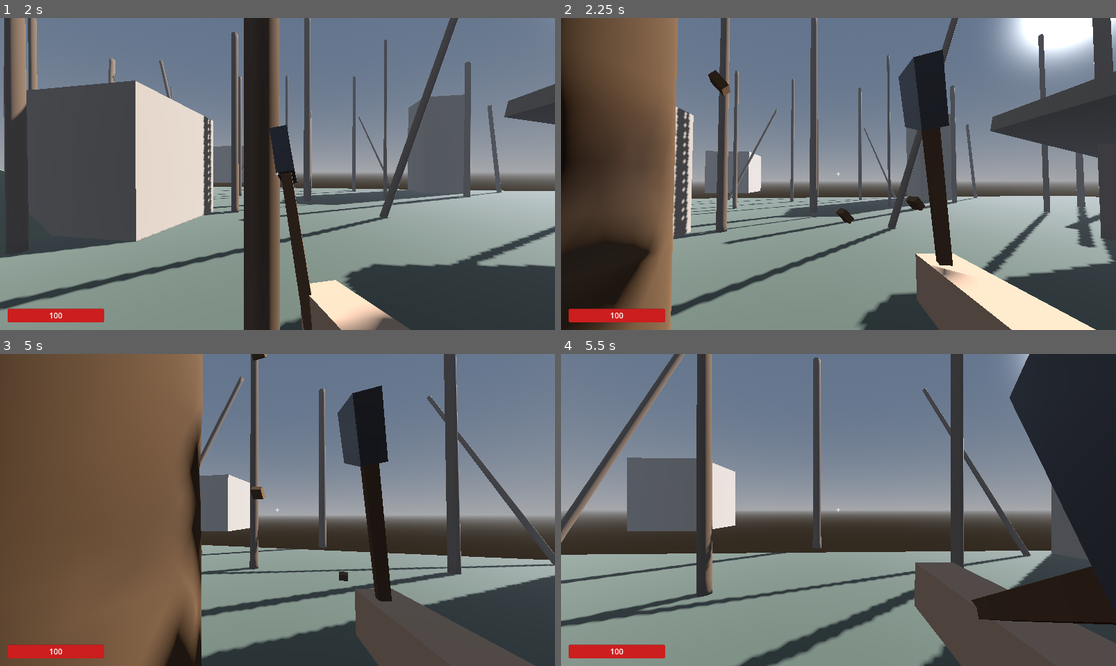
Above: before the commit, frames 1-4 (two rows, left to right).
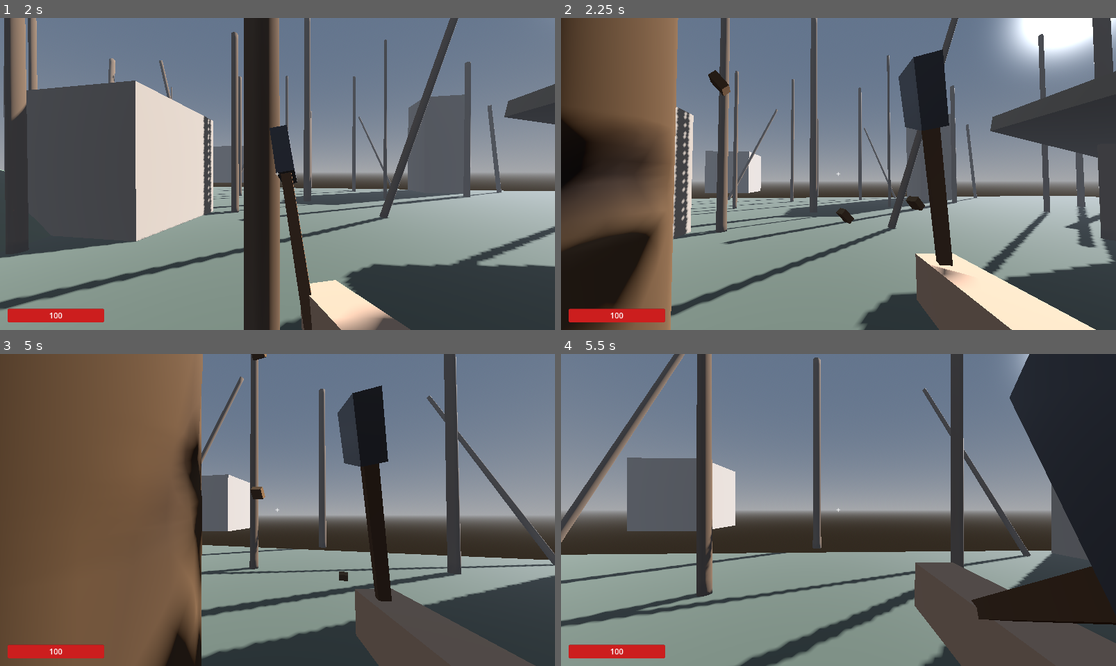
Above: after the commit, the same moments.

Repository: 9xxdpxx6/the-last-logger-v1
Game: Godot game, scene res://scenes/world.tscn
Two runs of this game, one before a commit and one after it. Both use one fixed random seed, a clock stepped at 60 frames per second and the inputs below.
Inputs (mouse positions are in pixels of both pictures, inside the frame that each line leads up to):
- Up to frame 1 (2 s): tap Enter at 0.5 s; move the mouse to (305, 174) at 0.52 s; hold Shift (run) 0.53-1.28 s; hold W (move_forward) from 0.53 s (still down); click (305, 174) at 0.77 s; click (305, 174) at 0.8 s; click (305, 174) at 1.07 s; move the mouse to (249, 174) at 1.27 s; click (249, 174) at 1.35 s; click (249, 174) at 1.52 s; tap Shift (run) at 1.55 s; click (249, 174) at 1.82 s
- Up to frame 2 (2.25 s): keep holding W (move_forward); move the mouse to (849, 167) at 2.02 s; hold E (interact) from 2.03 s (still down)
- Up to frame 3 (5 s): keep holding W (move_forward); click (288, 503) at 2.3 s; move the mouse to (271, 516) at 2.77 s; release E (interact) at 2.78 s; tap Shift (run) at 2.85, 4.35 s; click (271, 516) at 3.02 s; click (271, 516) at 3.32 s; move the mouse to (316, 513) at 3.52 s; hold Q 3.53-4.28 s; click (316, 513) at 3.77 s; click (316, 513) at 3.8 s; click (316, 513) at 4.07 s; move the mouse to (233, 506) at 4.27 s; click (233, 506) at 4.52 s; click (233, 506) at 4.82 s
- Up to frame 4 (5.5 s): keep holding W (move_forward); move the mouse to (844, 510) at 5.02 s; press the mouse at (844, 510) at 5.03 s

Frame 1 is identical in both runs. In frame 2, 1.8% of the frame differs, in the area x 0-21%, y 20-79%; in frame 3, 0.4%; in frame 4, nothing differs.

Commit message:
Preserve chop notches across felling and splitting
Notches accumulated on a trunk no longer vanish when it 'changes' (felled
into a log + stump, or a lying log split in two). slice_carves() remaps the
existing carves into each resulting piece's local frame, dropping the one at
the cut (it becomes the break) and FIFO-capping at 50 per piece. Stump, falling
log, and both split halves inherit their share.

Also deepen and narrow the V-notch (deeper into the trunk, tighter wedge).

Diff:
--- a/scripts/falling_log.gd
+++ b/scripts/falling_log.gd
@@ -72,6 +72,10 @@
 var _sites: ChopSites
 var _mesh: MeshInstance3D
 var _notch_max_depth: float = 0.3
+# Зарубки, УНАСЛЕДОВАННЫЕ от исходного тела при сломе/расколе (#notch-keep): уже «замороженные»
+# (своя глубина/угол), больше не растут и не валят — просто рисуются вместе со свежими. Пересчитаны
+# в локаль ЭТОГО куска фабрикой spawn (через ProceduralTrunk.slice_carves).
+var _inherited_carves: Array = []
 var _chips_scene: PackedScene
 
 # Балансовые данные бревна (плотность/вес/замедление) и полный конфиг для пересоздания
@@ -213,14 +217,20 @@
 
 
 func _rebuild() -> void:
-	var carves: Array = []
+	_mesh.mesh = _gen.build(_all_carves())
+
+
+# Полный список зарубок этого куска: УНАСЛЕДОВАННЫЕ (замороженные, со слома/раскола) + СВЕЖИЕ
+# (растущие точки рубки). Их рисует генератор; добитие считают только свежие (_sites).
+func _all_carves() -> Array:
+	var carves: Array = _inherited_carves.duplicate()
 	for s in _sites.sites:
 		carves.append({
 			"pos": s.local_pos,
 			"depth": _sites.depth_fraction(s) * _notch_max_depth,
 			"blade": s.blade,
 		})
-	_mesh.mesh = _gen.build(carves)
+	return carves
 
 
 func _spawn_chips(point: Vector3, surface_normal: Vector3) -> void:
@@ -263,7 +273,8 @@
 static func spawn(parent: Node, cfg: Dictionary, world_xf: Transform3D,
 		length: float, bottom_r: float, top_r: float,
 		ring_factor: float, chop_angle: float,
-		break_bottom: bool, break_top: bool) -> FallingLog:
+		break_bottom: bool, break_top: bool,
+		inherited: Array = []) -> FallingLog:
 	var gen := ProceduralTrunk.new()
 	gen.height = length
 	gen.bottom_radius = bottom_r
@@ -293,7 +304,8 @@
 	body.physics_material_override = pm
 
 	var mi := MeshInstance3D.new()
-	mi.mesh = gen.build([])
+	# Свежесозданный кусок уже несёт УНАСЛЕДОВАННЫЕ зарубки (со слома/раскола) — рисуем их сразу.
+	mi.mesh = gen.build(inherited)
 	mi.position.y = length * 0.5
 	body.add_child(mi)
 
@@ -323,6 +335,8 @@
 	# Запоминаем, какие торцы — рваный слом: при будущем расколе их нельзя «сгладить».
 	body._break_bottom = break_bottom
 	body._break_top = break_top
+	# Унаследованные зарубки — чтобы при следующем расколе/рубке они остались на куске.
+	body._inherited_carves = inherited
 
 	# Тюнинг падения/лежания — из конфига (одно место правки на все куски).
 	body.initial_tip_speed = cfg.get("initial_tip_speed", 0.5)
@@ -368,12 +382,17 @@
 	var xf := global_transform
 	var axis_y := xf.basis.y.normalized()
 
+	# Все текущие зарубки бревна (унаследованные + свежие) — разнесём по половинам, чтобы они
+	# не «затёрлись в гладь» при расколе (#notch-keep). Зарубку у самого реза слом поглощает.
+	var carves := _all_carves()
+
 	# Нижняя половина: от торца тела до реза. Низ — ИСХОДНЫЙ торец (сохраняем его рваность,
 	# если он был сломом), верх — СВЕЖИЙ рез по центру (всегда рваный).
 	var len_a := cut_y
 	if len_a >= min_len:
+		var keep_a := ProceduralTrunk.slice_carves(carves, total, 0.0, cut_y, len_a)
 		var pa := FallingLog.spawn(parent, _spawn_cfg, xf, len_a, br, r_cut,
-				ring, ang, _break_bottom, true)
+				ring, ang, _break_bottom, true, keep_a)
 		pa.place_resting()
 
 	# Верхняя половина: от реза до верха. Origin сдвигаем на cut_y вдоль оси (+ зазор,
@@ -383,8 +402,9 @@
 	if len_b >= min_len:
 		var xf_b := xf
 		xf_b.origin = xf * Vector3(0.0, cut_y, 0.0) + axis_y * 0.03
+		var keep_b := ProceduralTrunk.slice_carves(carves, total, cut_y, total, len_b)
 		var pb := FallingLog.spawn(parent, _spawn_cfg, xf_b, len_b, r_cut, tr,
-				ring, ang, true, _break_top)
+				ring, ang, true, _break_top, keep_b)
 		pb.place_resting()
 
 	queue_free()
--- a/scripts/procedural_trunk.gd
+++ b/scripts/procedural_trunk.gd
@@ -207,6 +207,29 @@
 	return out
 
 
+## Переносит зарубки на отколовшийся кусок при сломе/расколе (#notch-keep). carves — зарубки
+## ИСХОДНОГО тела {pos (centered, Y∈[−src_len/2..]), depth, blade}; кусок занимает по высоте от
+## lo_h до hi_h (м от нижнего торца исходного), его длина new_len. Берём зарубки, попавшие в этот
+## диапазон, и пересчитываем их Y в ЦЕНТРИРОВАННУЮ систему нового куска. Зарубки у самого реза
+## (в полосе margin) отбрасываем — там образуется рваный слом, и переносить их некуда. x/z (значит,
+## угол вокруг ствола) сохраняем как есть. Если кусков-зарубок больше max_keep — отбрасываем самые
+## старые (FIFO), чтобы меш не тяжелел бесконечно при многократном расколе.
+static func slice_carves(carves: Array, src_len: float, lo_h: float, hi_h: float,
+		new_len: float, margin: float = 0.12, max_keep: int = 50) -> Array:
+	var out: Array = []
+	for c in carves:
+		var p: Vector3 = c["pos"]
+		var h := p.y + src_len * 0.5            # высота зарубки от нижнего торца исходного (м)
+		if h <= lo_h + margin or h >= hi_h - margin:
+			continue
+		var np := Vector3(p.x, (h - lo_h) - new_len * 0.5, p.z)
+		out.append({"pos": np, "depth": c["depth"], "blade": c.get("blade", Vector2(1.0, 0.0))})
+	# FIFO: при переполнении режем с начала (самые ранние зарубки).
+	if out.size() > max_keep:
+		out = out.slice(out.size() - max_keep)
+	return out
+
+
 ## Направление лезвия НА ПОВЕРХНОСТИ ствола (2D): x — вдоль окружности (азимут), y — вверх.
 ## local_point — точка удара в локале меша, local_edge — направление кромки топора в том же
 ## локале. Проецируем кромку на касательную плоскость цилиндра в точке удара.
--- a/scripts/tree.gd
+++ b/scripts/tree.gd
@@ -19,12 +19,13 @@
 ## пределах копятся в один разруб независимо от стороны (рубка по кругу = один руб).
 @export var chop_merge_radius: float = 0.2
 ## Максимальная глубина вдавливания зарубки (м) у добитой точки. Радиус ствола ~0.14–0.3 м,
-## поэтому почти добитая зарубка прорезает его на бо́льшую часть толщины (#notch-V).
-@export var notch_max_depth: float = 0.12
+## поэтому почти добитая зарубка прорезает его глубоко внутрь — острый клин, а не вмятина (#notch-V).
+@export var notch_max_depth: float = 0.19
 ## Полудлина прорези ВДОЛЬ лезвия топора (м) — ширина горизонтального зареза клина.
-@export var notch_blade_reach: float = 0.18
+@export var notch_blade_reach: float = 0.16
 ## Полуширина прорези ПОПЕРЁК лезвия (м) — вертикальный размах V-клина (вверх+вниз от ребра).
-@export var notch_thickness: float = 0.13
+## Узкий → клин входит остро и неглубоко по высоте, а вглубь ствола режет (notch_max_depth).
+@export var notch_thickness: float = 0.075
 
 @export_group("Падение бревна")
 ## Начальный толчок (рад/с), задающий сторону падения. Дальше валит гравитация.
@@ -80,6 +81,9 @@
 
 ## Накопитель точек рубки (кластеры ударов) текущей стоячей части.
 var _sites: ChopSites
+## Зарубки, УНАСЛЕДОВАННЫЕ пнём при предыдущем сломе (#notch-keep): замороженные, ниже линии
+## слома — рисуются вместе со свежими, но не растут и не валят. Пересчитаны в локаль пня.
+var _inherited_carves: Array = []
 ## Генератор процедурного меша текущей стоячей части (ствол → пень → ниже).
 var _trunk: ProceduralTrunk
 ## Горизонтальное направление от ствола к рубящему — "сторона рубки".
@@ -171,14 +175,20 @@
 # Пересобирает меш текущей стоячей части под её точки рубки: каждая даёт вдавленную ямку
 # глубиной по своему прогрессу (+ форма слома, если это уже пень). Зовём только на удар.
 func _rebuild_trunk() -> void:
-	var carves: Array = []
+	mesh.mesh = _trunk.build(_current_carves())
+
+
+# Полный список зарубок стоячей части: УНАСЛЕДОВАННЫЕ (со слома, замороженные) + СВЕЖИЕ (растущие
+# точки рубки). Генератор рисует все; добитие/слом считают только свежие (_sites).
+func _current_carves() -> Array:
+	var carves: Array = _inherited_carves.duplicate()
 	for site in _sites.sites:
 		carves.append({
 			"pos": site.local_pos,
 			"depth": _sites.depth_fraction(site) * notch_max_depth,
 			"blade": site.blade,
 		})
-	mesh.mesh = _trunk.build(carves)
+	return carves
 
 
 # Удар по стоячей части (стволу ИЛИ пню — путь один). Растим зарубку в точке попадания;
@@ -243,6 +253,10 @@
 	# назначим новой стоячей части (укоротившемуся пню) свежий слом сверху.
 	var piece_top_break := _top_is_break
 
+	# Все зарубки текущей стоячей части ДО слома — разнесём по пню (ниже реза) и бревну (выше),
+	# чтобы они не исчезали при «смене» ствола (#notch-keep). Зарубку у самого реза слом поглощает.
+	var carves := _current_carves()
+
 	# 1) СНАЧАЛА разбираемся со стоячей частью (укорачиваем пень / убираем коллизию), чтобы
 	#    у падающего бревна не было пересечения с коллизией стоячей части (иначе их
 	#    «расталкивает», бревно дёргается и встаёт обратно вертикально).
@@ -258,7 +272,9 @@
 		gen.top_radius = r_cut
 		gen.material = mat
 		_shape_break(gen, true, ring_factor, chop_angle)
-		mesh.mesh = gen.build([])
+		# Пень наследует зарубки НИЖЕ линии слома (пересчитанные в его новую локаль).
+		var keep_stump := ProceduralTrunk.slice_carves(carves, total, 0.0, cut_h, cut_h)
+		mesh.mesh = gen.build(keep_stump)
 		mesh.position.y = cut_h * 0.5
 		var sh := CylinderShape3D.new()
 		sh.height = cut_h
@@ -268,13 +284,15 @@
 		# Пень — это снова «стоячая часть»: тот же генератор, новый накопитель ударов.
 		_trunk = gen
 		_sites = ChopSites.new(chop_merge_radius, chops_to_fell)
+		_inherited_carves = keep_stump
 		# Верх укоротившегося пня — теперь свежий слом: при следующем сломе бревно унаследует его.
 		_top_is_break = true
 
 	# 2) Падающая часть: достаточно длинная — свободное бревно; короткий обломок исчезает.
 	if piece_len >= MIN_FALL_PIECE:
+		var keep_fall := ProceduralTrunk.slice_carves(carves, total, cut_h, total, piece_len)
 		_spawn_falling_log(cut_h, piece_len, r_cut, top_r, mat,
-				ring_factor, chop_angle, piece_top_break)
+				ring_factor, chop_angle, piece_top_break, keep_fall)
 
 	var fall_dir := -last_chop_direction
 	if fall_dir.length() < 0.01:
@@ -339,7 +357,7 @@
 # над основанием ВДОЛЬ ствола (локальный Y); слом (рваный торец) у низа бревна.
 func _spawn_falling_log(cut_h: float, length: float, bottom_r: float,
 		top_r: float, mat: Material, ring_factor: float, chop_angle: float,
-		top_break: bool = false) -> void:
+		top_break: bool = false, inherited: Array = []) -> void:
 	var cfg := _log_cfg(mat)
 	# Реальная мировая точка и ОРИЕНТАЦИЯ слома: у наклонного дерева ствол повёрнут, поэтому берём
 	# их из самого узла. У прямого дерева basis = единичный, origin = (x, y+cut_h, z) — поведение
@@ -348,8 +366,9 @@
 	var origin := to_global(Vector3(0.0, cut_h, 0.0))
 	var xf := Transform3D(basis, origin)
 	# Слом (рваный торец) — снизу падающего бревна. Верх рваный, если рубили пень (top_break).
+	# Бревно наследует зарубки ВЫШЕ линии слома (пересчитанные в его локаль).
 	var body := FallingLog.spawn(get_tree().current_scene, cfg, xf, length,
-			bottom_r, top_r, ring_factor, chop_angle, true, top_break)
+			bottom_r, top_r, ring_factor, chop_angle, true, top_break, inherited)
 
 	# Направление падения: у НАКЛОННОГО дерева — в сторону наклона (куда выросло криво), у прямого —
 	# ПРОТИВОПОЛОЖНУЮ стороне рубки (от рубящего, как раньше).
